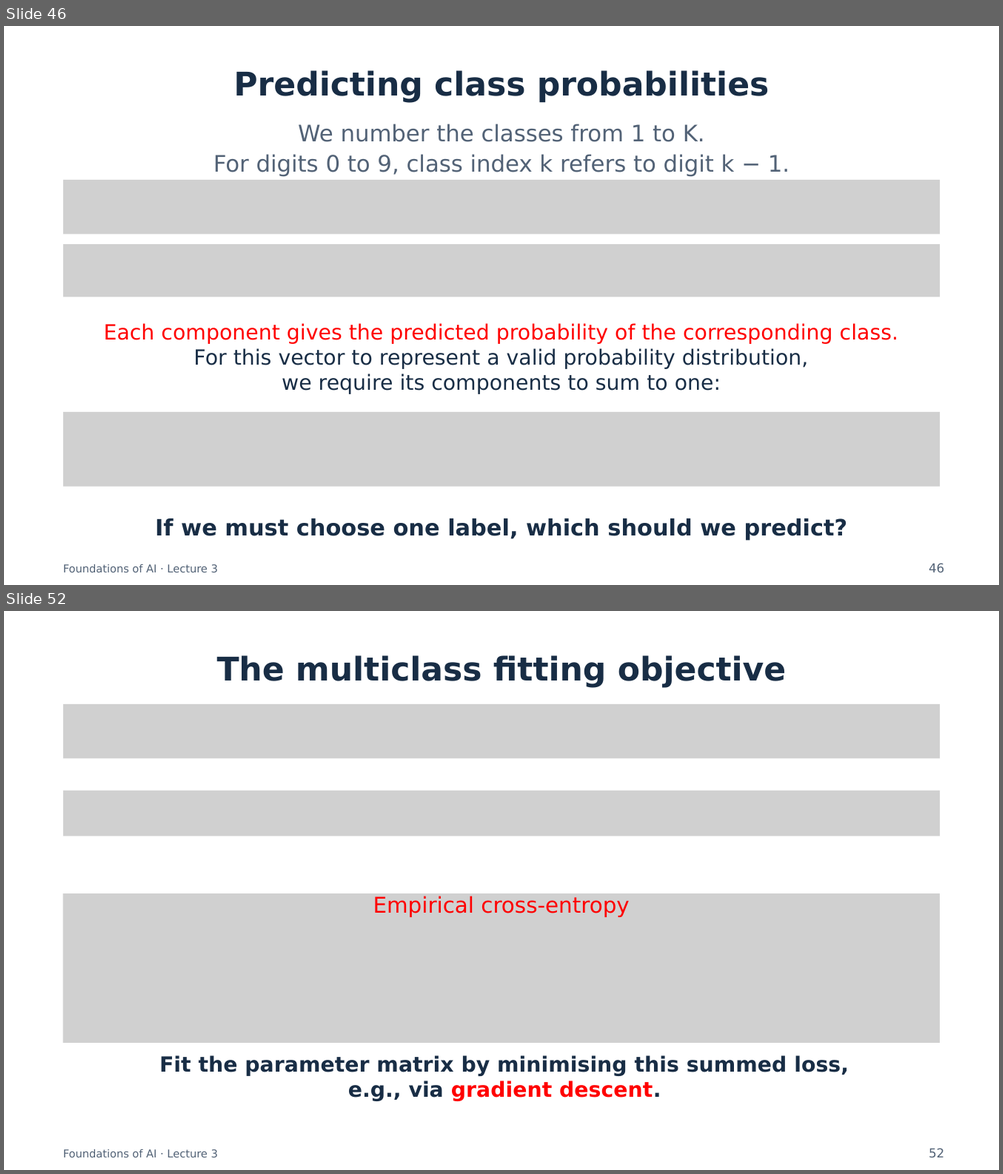
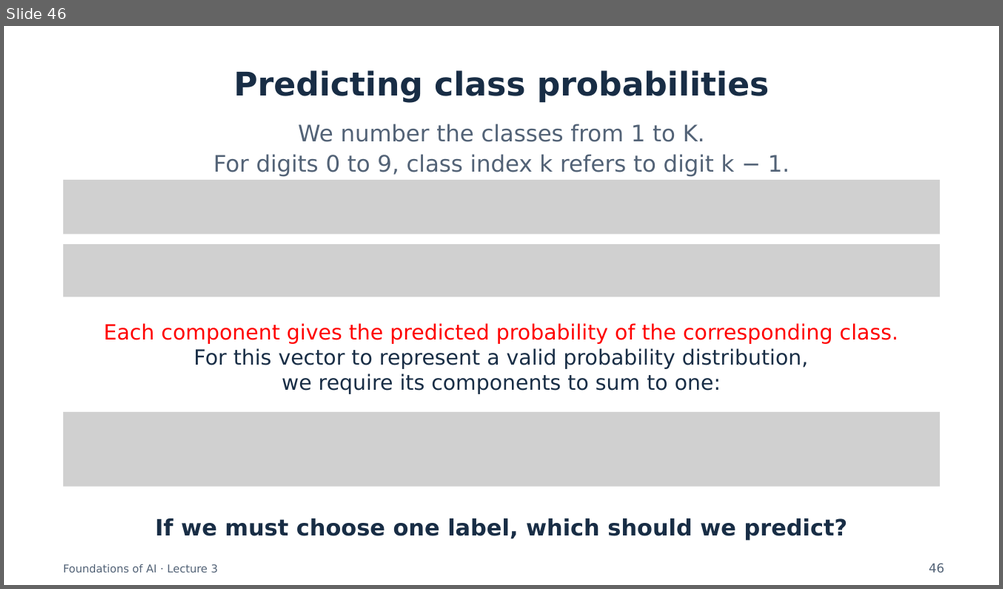
Before and after one commit to semtm0051/2026_27, a slide deck: Week_03/Slides/Week_03 - Slides.pptx. Shown one above the other, each under a label of ours: slides 46 and 52 before the commit, slide 46 after it; the slides between them are not shown. The pictures are 1003x1174 and 1003x589 pixels, drawn with LibreOffice and Linux fonts; fonts in the diff are those of the drawing; grey boxes stand for pictures. Boxes give left, top, right and bottom in pixels: in the first picture for what was removed or moved away, otherwise in the second. Text is boxed around its words. In the diff, an @@ line names an element or a change of style, - is before the commit and + after.

```diff
--- a/Week_03/Slides/Week_03 - Slides.pptx
+++ b/Week_03/Slides/Week_03 - Slides.pptx
@@ slide 52 removed at bbox=[4, 611, 999, 1170], background #FFFFFF @@
@@ text removed at bbox=[217, 655, 786, 687] @@
-The multiclass fitting objective
@@ picture removed at bbox=[63, 704, 939, 759] @@
@@ picture removed at bbox=[63, 791, 939, 836] @@
@@ picture removed at bbox=[63, 894, 939, 1043] @@
@@ text removed at bbox=[373, 896, 629, 917] @@
-Empirical cross-entropy
@@ text removed at bbox=[159, 1056, 848, 1102] @@
-Fit the parameter matrix by minimising this summed loss,
-e.g., via gradient descent.
@@ text removed at bbox=[63, 1150, 218, 1158] @@
-Foundations of AI · Lecture 3
@@ text removed at bbox=[928, 1148, 944, 1158] @@
-52
```
Also in this commit, not shown: 12 slides changed, 1 other file.
